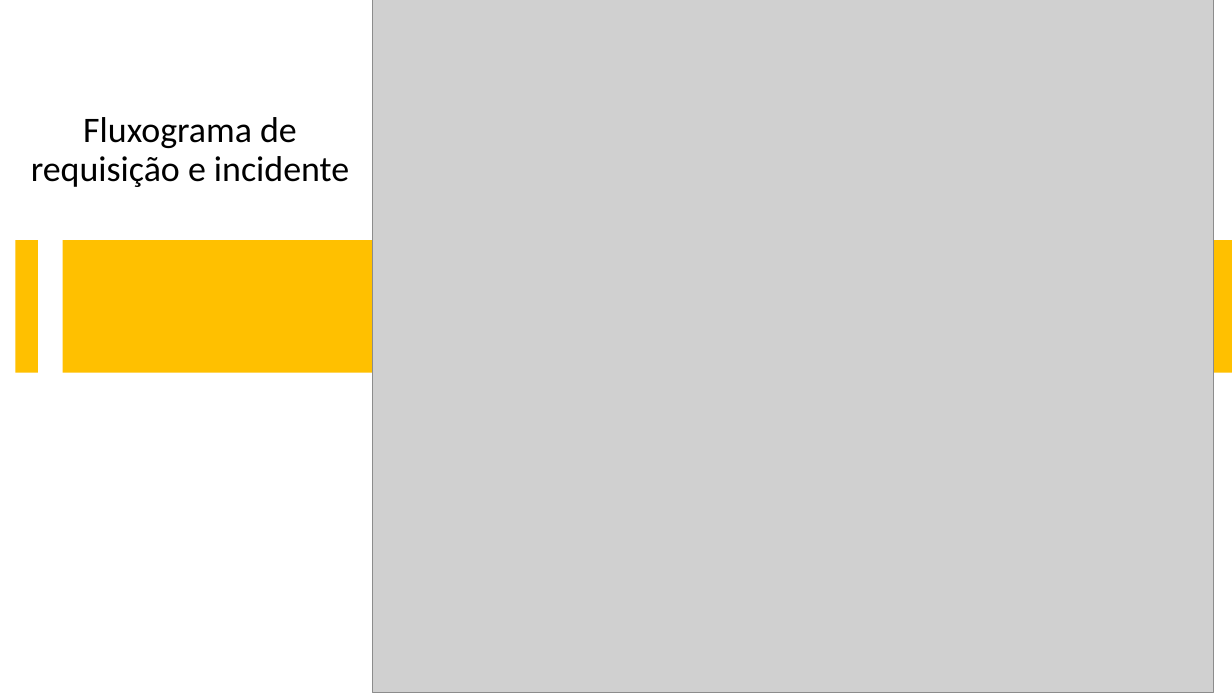
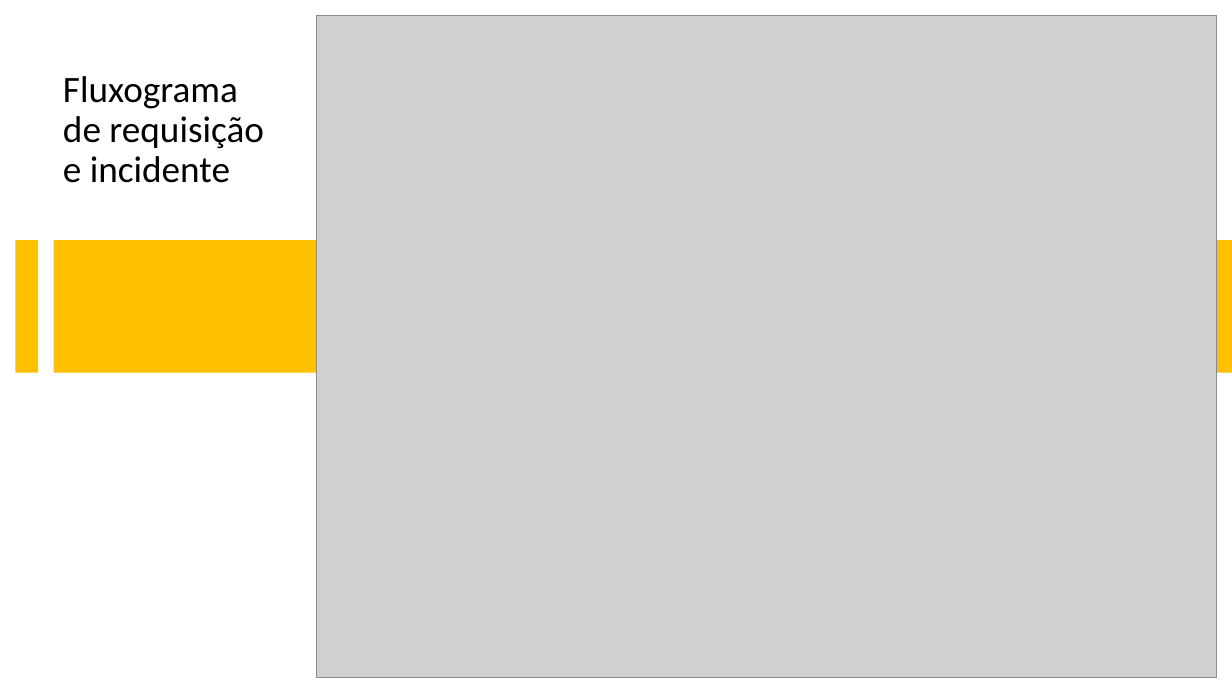
Before and after one commit to EmpresaJet/EmpresaJet, a slide deck: slide 3 of links-externos/Fluxogramas/Fluxogramas_TI_Grupo01.pptx. Drawn at 1232x693 pixels with LibreOffice and Linux fonts; fonts in the diff are those of the drawing; grey boxes stand for pictures. Boxes give left, top, right and bottom in pixels: in the first picture for what was removed or moved away, otherwise in the second. Text is boxed around its words. In the diff, an @@ line names an element or a change of style, - is before the commit and + after.

Commit message:
Nova versão dos fluxogramas e PDF de TI

```diff
--- a/links-externos/Fluxogramas/Fluxogramas_TI_Grupo01.pptx
+++ b/links-externos/Fluxogramas/Fluxogramas_TI_Grupo01.pptx
@@ picture: place and size @@
-picture at box(372, 0, 1214, 693)
+picture at box(317, 16, 1217, 677)
@@ text "Fluxograma de requisição e incidente": place and size @@
-text "Fluxograma de requisição e incidente" at box(31, 117, 349, 187)
+text "Fluxograma de requisição e incidente" at box(63, 76, 264, 183)
@@ text "Fluxograma de requisição e incidente" at box(63, 76, 264, 183): size 28 to 29 pt; alignment centre to left @@
@@ rectangle: place and size @@
-rectangle at box(63, 240, 1232, 373)
+rectangle at box(54, 240, 1232, 373)
```
Also in this commit, not shown: 10 other slides changed, 1 slide added, 6 other files.
